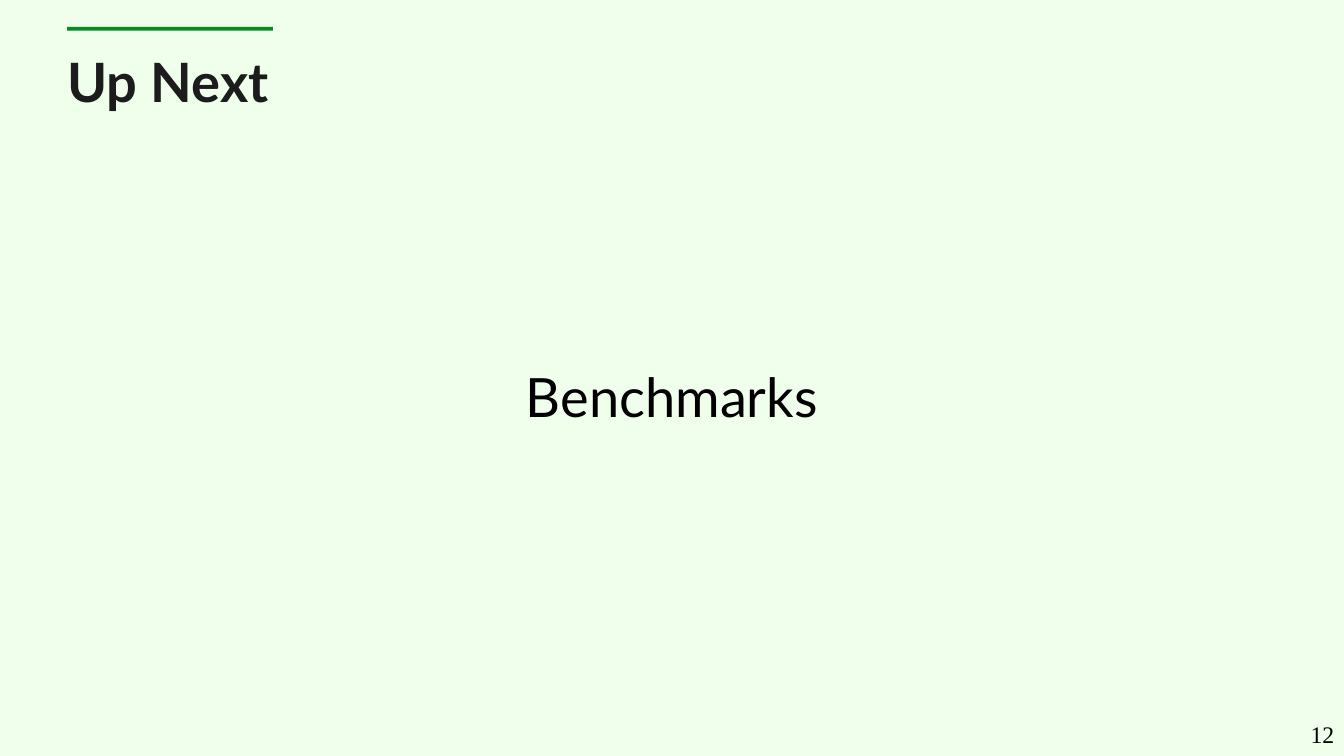
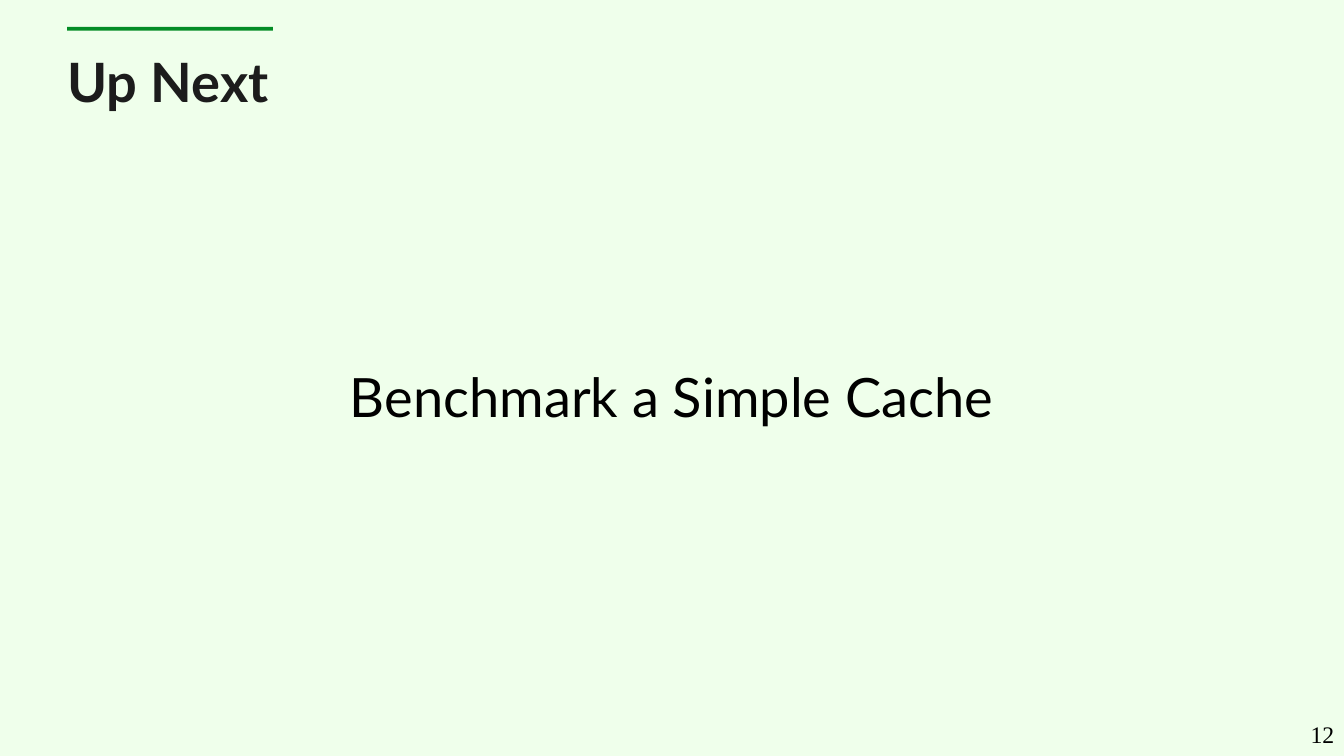
Before and after one commit to cruftex/talk-java-in-process-caching-performance-progress-pitfalls, a slide deck: slide 12 of slides-new.odp. Drawn at 1344x756 pixels with LibreOffice and Linux fonts; fonts in the diff are those of the drawing. Boxes give left, top, right and bottom in pixels: in the first picture for what was removed or moved away, otherwise in the second. Text is boxed around its words. In the diff, an @@ line names an element or a change of style, - is before the commit and + after.

```diff
--- a/slides-new.odp
+++ b/slides-new.odp
@@ subtitle at bbox=[350, 377, 993, 427]: text changed @@
-Benchmarks
+Benchmark a Simple Cache
```
Also in this commit, not shown: 10 other slides changed, 8 slides added, 1 slide removed.
